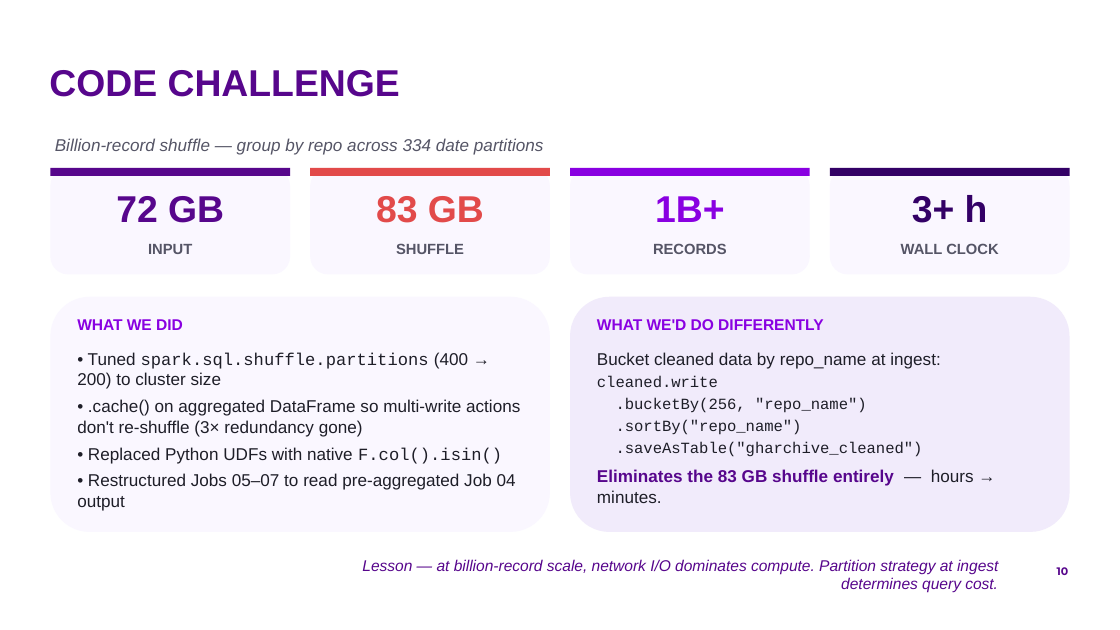
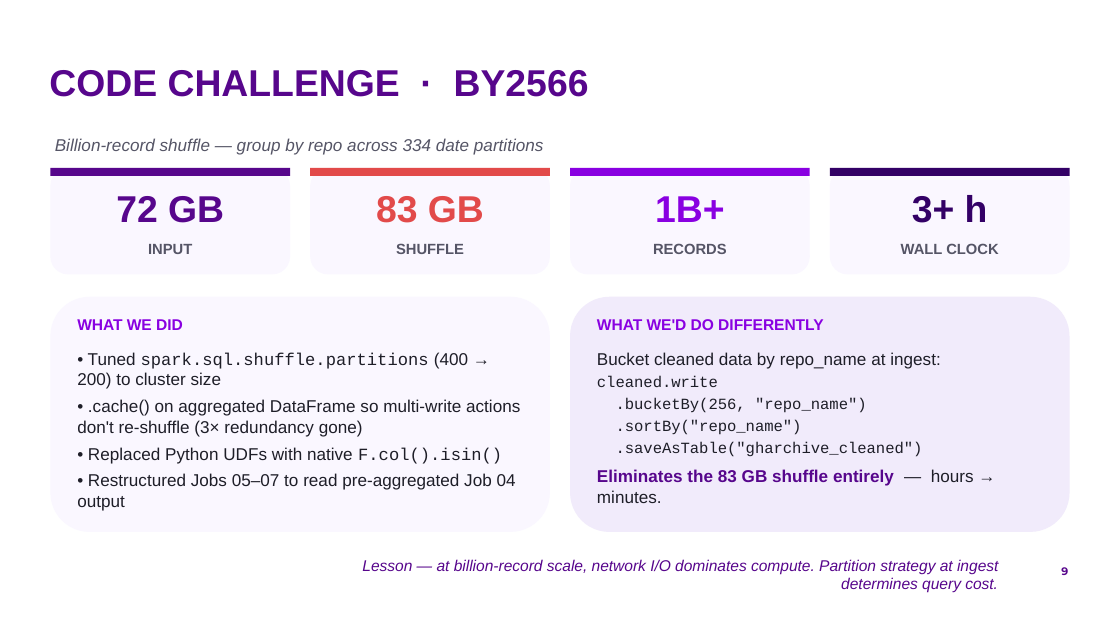
Before and after one commit to by2566-hash/OSS_Pulse, a slide deck: slide 9 of report/presentation/group9_oss_pulse.pptx (slide 10 before the commit). Drawn at 1120x630 pixels with LibreOffice and Linux fonts; fonts in the diff are those of the drawing; background and template pictures are left out. Boxes give left, top, right and bottom in pixels: in the first picture for what was removed or moved away, otherwise in the second. Text is boxed around its words. In the diff, an @@ line names an element or a change of style, - is before the commit and + after.

```diff
--- a/report/presentation/group9_oss_pulse.pptx
+++ b/report/presentation/group9_oss_pulse.pptx
@@ title at [49,70,589,97]: text changed @@
-CODE CHALLENGE
+CODE CHALLENGE · BY2566
@@ page number at [1061,567,1068,575]: text changed @@
-10
+9
```
Also in this commit, not shown: 9 other slides changed, 4 slides added, 1 slide removed, 3 other files.
